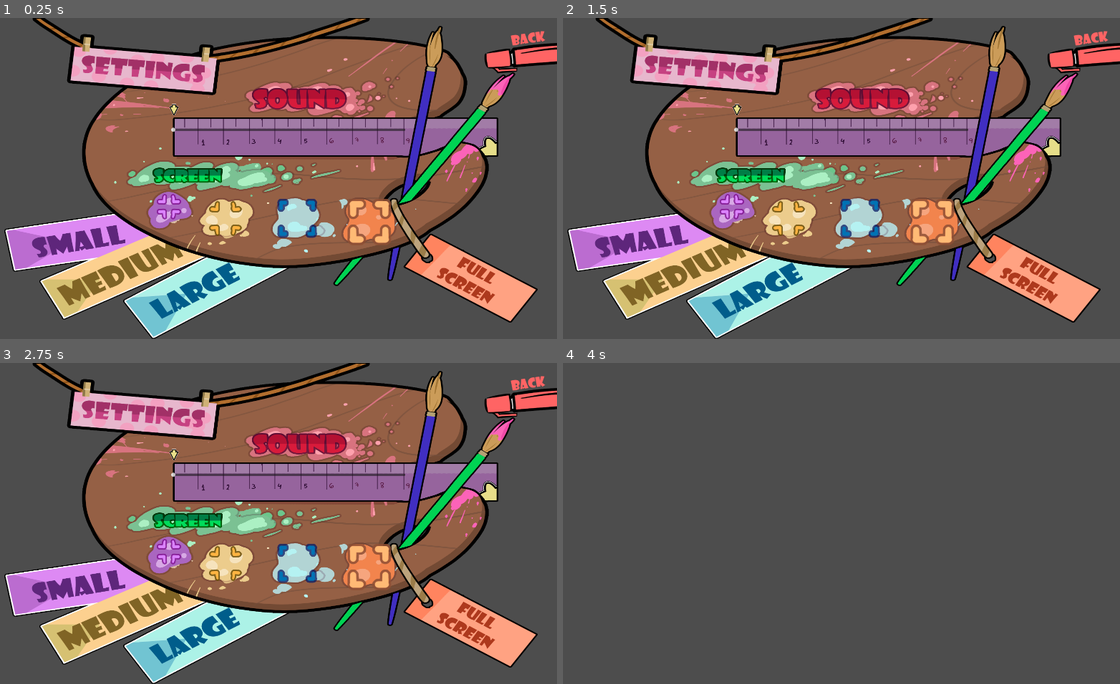
Above: before the commit, frames 1-4 (two rows, left to right).
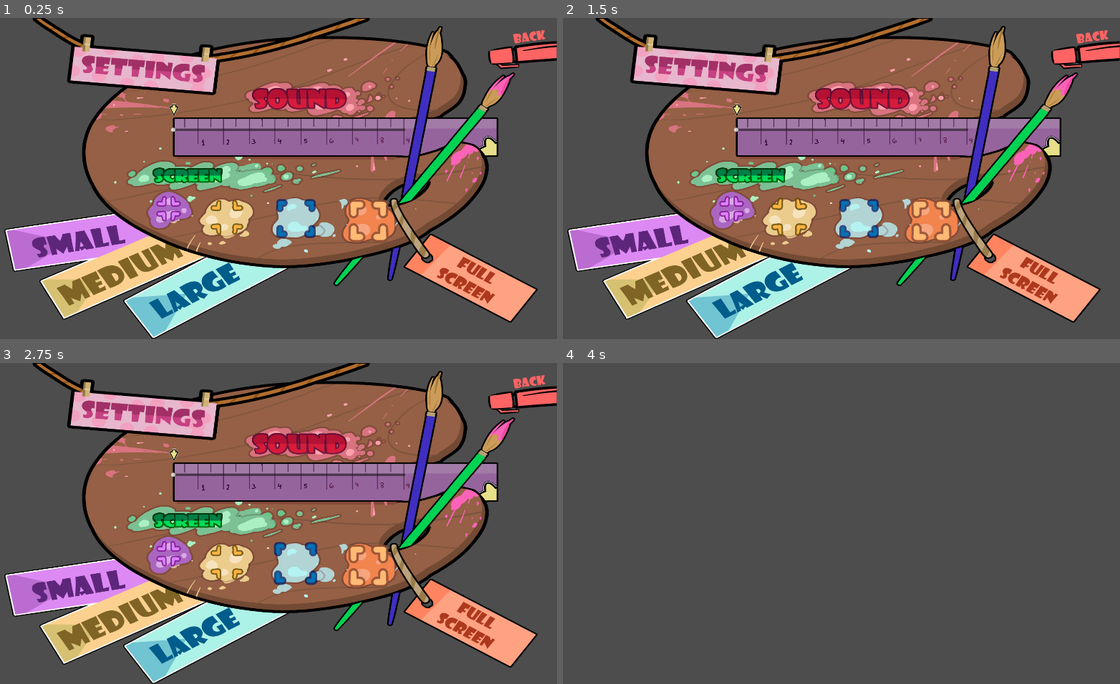
Above: after the commit, the same moments.

Repository: Stevendotcom/TheDrawingBook
Game: Godot game, scene res://scenes/settings.tscn
The game is run twice, just before and just after one commit, with the same random seed, the same clock (stepped at 60 frames per second) and the same inputs. This scene is started directly instead of the project's main scene.
Inputs (mouse positions are in pixels of both pictures, inside the frame that each line leads up to; where the layout moved, square brackets give the same spot in the first picture):
- Up to frame 1 (0.25 s): no input
- Up to frame 2 (1.5 s): click (730, 207) at 0.5 s; click (791, 217) [785, 217] at 1.25 s
- Up to frame 3 (2.75 s): click (295, 562) at 2 s
- Up to frame 4 (4 s): click (930, 565) [936, 568] at 2.75 s; click (1075, 395) [1081, 398] at 3.5 s

The runs differ from the first frame. In frame 1, 1.6% of the frame differs, in the area x 28-100%, y 3-71%; in frame 2, 1.6%; in frame 3, 1.7%; in frame 4, nothing differs.

Commit message:
Finish settings screen

Diff:
--- a/scenes/settings.gd
+++ b/scenes/settings.gd
@@ -1,6 +1,11 @@
 extends Control
 @onready var volume_slider: HSlider = $VolumeSlider
 @onready var arrow: TextureRect = $Arrow
+@onready var small: TextureButton = $Small
+@onready var medium: TextureButton = $Medium
+@onready var large: TextureButton = $Large
+@onready var full_screen: TextureButton = $FullScreen
+
 
 
 var arrow_original_position : Vector2
@@ -8,25 +13,17 @@
 
 func _ready() -> void:
 	arrow_original_position = arrow.position
-	#var button = get_node("Small")
-	#button.mouse_entered.connect(toggle_hover.bind([button, true]))
-	#
-#
-#func toggle_hover(button : TextureButton, is_hovering: bool):
-	#print(is_hovering)
-	#if is_hovering:
-		#_upscale(button)
-	#else	:
-		#_downscale(button)
-	#
-#func _upscale(button: TextureButton) -> void:
-	#const scale: float = 1.1
-	#button.scale = Vector2(scale,scale)
-	#button.position = Vector2(button.position.x - (button.size.x * scale - button.size.x)/2, button.position.y - (button.size.y * scale - button.size.y)/2)
-#
-#func _downscale(button: TextureButton) -> void:
-	#button.scale = Vector2(1,1)
-	#button.position = Vector2(button.position.x + (button.size.x - button.size.x*0.9)/2, button.position.y + (button.size.y - button.size.y*0.9)/2)
+
+func _upscale(button: TextureButton) -> void:
+	const scale_factor: float = 1.1
+	button.scale *= scale_factor
+	button.position -= Vector2(button.size.x * (scale_factor - 1) / 2, button.size.y * (scale_factor - 1) / 2)
+
+func _downscale(button: TextureButton) -> void:
+	const scale_factor: float = 1.1
+	button.scale /= scale_factor
+	# Calculamos el cambio en la posición para centrar el botón de vuelta
+	button.position += Vector2(button.size.x * (scale_factor - 1) / 2, button.size.y * (scale_factor - 1) / 2)
 
 func _on_volume_slider_value_changed(value: float) -> void:
 	update_arrow_position(value)
@@ -40,25 +37,57 @@
 	arrow.position.x = arrow_original_position.x + lerpf(0, max_position, value / volume_slider.max_value)
 
 
+#Back button
+func _on_back_pressed() -> void:
+	self.visible = false
+
+
+#Small Button
 func _on_small_pressed() -> void:
 	print("small")
 	SettingsManager.change_screen_size("small")
 	SettingsManager.update_settings()
 
+func _on_small_mouse_entered() -> void:
+	_upscale(small)
+
+func _on_small_mouse_exited() -> void:
+	_downscale(small)
+
+
+#Medium button
 func _on_medium_pressed() -> void:
 	print("mid")
 	SettingsManager.change_screen_size("mid")
 	SettingsManager.update_settings()
 
+func _on_medium_mouse_entered() -> void:
+	_upscale(medium)
+
+func _on_medium_mouse_exited() -> void:
+	_downscale(medium)
+
+
+#Large button
 func _on_large_pressed() -> void:
 	print("large")
 	SettingsManager.change_screen_size("large")
 	SettingsManager.update_settings()
 
+func _on_large_mouse_entered() -> void:
+	_upscale(large)
+
+func _on_large_mouse_exited() -> void:
+	_downscale(large)
+
+
+#FullScreen button
 func _on_full_screen_pressed() -> void:
 	SettingsManager.toggle_fullscreen()
 	SettingsManager.update_settings()
 
+func _on_full_screen_mouse_entered() -> void:
+	_upscale(full_screen)
 
-func _on_back_pressed() -> void:
-	self.visible = false
+func _on_full_screen_mouse_exited() -> void:
+	_downscale(full_screen)
--- a/scenes/settings.tscn
+++ b/scenes/settings.tscn
@@ -67,10 +67,10 @@
 [node name="Small" type="TextureButton" parent="."]
 layout_mode = 1
 anchors_preset = -1
-anchor_left = 0.300438
-anchor_top = 0.548037
-anchor_right = 0.343438
-anchor_bottom = 0.628037
+anchor_left = 0.299917
+anchor_top = 0.554519
+anchor_right = 0.342917
+anchor_bottom = 0.634519
 offset_left = -0.840027
 offset_top = 0.119995
 offset_right = 42.6
@@ -82,14 +82,14 @@
 [node name="Medium" type="TextureButton" parent="."]
 layout_mode = 1
 anchors_preset = -1
-anchor_left = 0.391292
-anchor_top = 0.569889
-anchor_right = 0.449292
-anchor_bottom = 0.678889
-offset_left = 0.719971
-offset_top = 0.52002
-offset_right = 48.3599
-offset_bottom = 51.8
+anchor_left = 0.394604
+anchor_top = 0.566296
+anchor_right = 0.451604
+anchor_bottom = 0.675296
+offset_left = -0.639404
+offset_top = 0.400085
+offset_right = 48.9205
+offset_bottom = 51.6801
 scale = Vector2(0.695, 0.695)
 texture_normal = ExtResource("6_pi6hi")
 ignore_texture_size = true
@@ -98,10 +98,10 @@
 [node name="Large" type="TextureButton" parent="."]
 layout_mode = 1
 anchors_preset = -1
-anchor_left = 0.510792
-anchor_top = 0.563444
-anchor_right = 0.5805
-anchor_bottom = 0.684704
+anchor_left = 0.508708
+anchor_top = 0.56437
+anchor_right = 0.578417
+anchor_bottom = 0.68563
 offset_left = 0.279907
 offset_top = -0.519958
 offset_right = 16.4399
@@ -113,40 +113,40 @@
 [node name="FullScreen" type="TextureButton" parent="."]
 layout_mode = 1
 anchors_preset = -1
-anchor_left = 0.633625
-anchor_top = 0.562482
-anchor_right = 0.714625
-anchor_bottom = 0.716482
+anchor_left = 0.635188
+anchor_top = 0.565259
+anchor_right = 0.712542
+anchor_bottom = 0.711852
 offset_left = -0.560059
 offset_top = 0.519958
 offset_right = -13.0801
 offset_bottom = -13.8
-scale = Vector2(1.09, 1.09)
 texture_normal = ExtResource("8_lyun1")
 metadata/_edit_use_anchors_ = true
 
-[node name="HBoxContainer" type="HBoxContainer" parent="."]
-layout_direction = 3
-layout_mode = 1
-anchors_preset = -1
-anchor_left = 0.000729163
-anchor_right = 0.000729163
-anchor_bottom = 0.211
-offset_left = -134.4
-offset_right = 369.6
-offset_bottom = 82.12
-scale = Vector2(0.735, 0.735)
-metadata/_edit_use_anchors_ = true
-
-[node name="Back" type="TextureButton" parent="HBoxContainer"]
+[node name="Back" type="TextureButton" parent="."]
 layout_mode = 2
+anchor_left = 0.847
+anchor_right = 1.0
+anchor_bottom = 0.195
+offset_left = 0.76001
+offset_right = 137.0
+offset_bottom = 99.4
+scale = Vector2(0.68, 0.68)
 texture_normal = ExtResource("9_fe8a0")
 texture_hover = ExtResource("9_5ecoy")
-metadata/_edit_use_anchors_ = true
 
 [connection signal="value_changed" from="VolumeSlider" to="." method="_on_volume_slider_value_changed"]
+[connection signal="mouse_entered" from="Small" to="." method="_on_small_mouse_entered"]
+[connection signal="mouse_exited" from="Small" to="." method="_on_small_mouse_exited"]
 [connection signal="pressed" from="Small" to="." method="_on_small_pressed"]
+[connection signal="mouse_entered" from="Medium" to="." method="_on_medium_mouse_entered"]
+[connection signal="mouse_exited" from="Medium" to="." method="_on_medium_mouse_exited"]
 [connection signal="pressed" from="Medium" to="." method="_on_medium_pressed"]
+[connection signal="mouse_entered" from="Large" to="." method="_on_large_mouse_entered"]
+[connection signal="mouse_exited" from="Large" to="." method="_on_large_mouse_exited"]
 [connection signal="pressed" from="Large" to="." method="_on_large_pressed"]
+[connection signal="mouse_entered" from="FullScreen" to="." method="_on_full_screen_mouse_entered"]
+[connection signal="mouse_exited" from="FullScreen" to="." method="_on_full_screen_mouse_exited"]
 [connection signal="pressed" from="FullScreen" to="." method="_on_full_screen_pressed"]
-[connection signal="pressed" from="HBoxContainer/Back" to="." method="_on_back_pressed"]
+[connection signal="pressed" from="Back" to="." method="_on_back_pressed"]
Not shown: 1 places in scenes/settings.tscn that only renumber resources
Binary file changed: sprites/Settings/Buttons/Bottom_Back_Pause_Menu.png
Not shown, changed: sprites/Settings/Buttons/Bottom_Back_Pause_Menu.png.import
